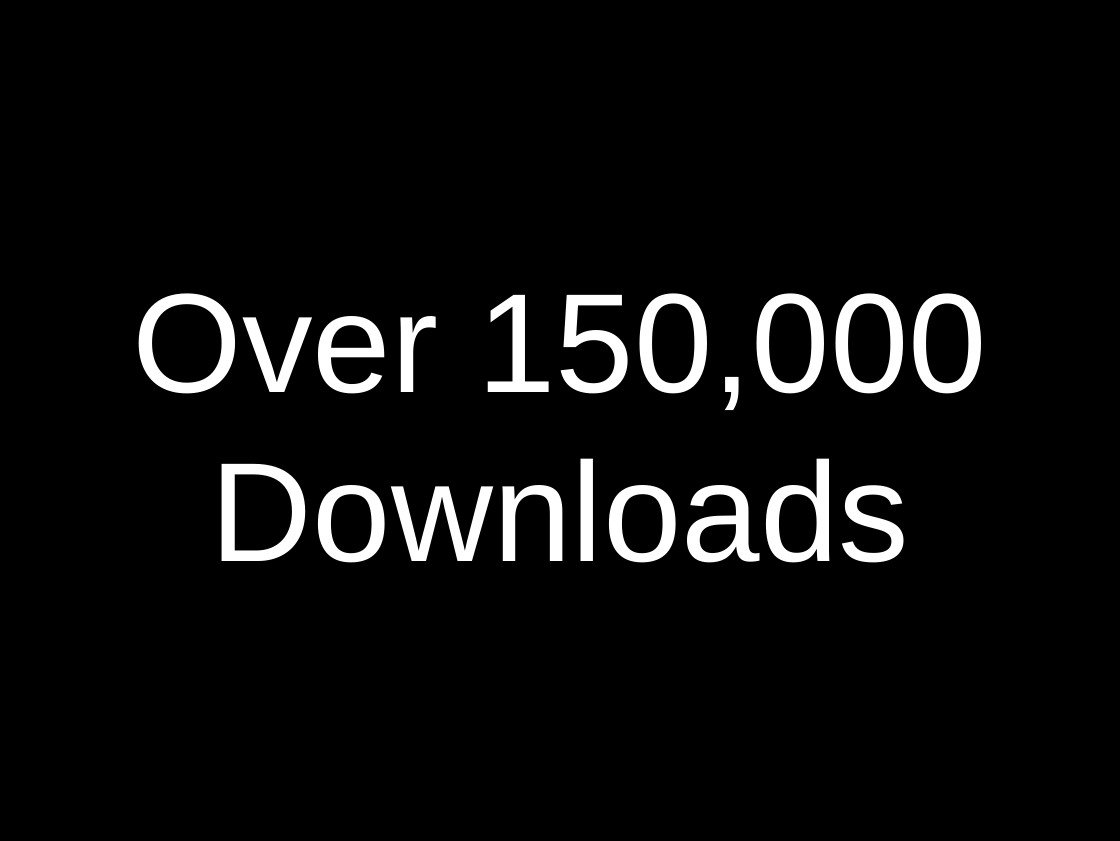
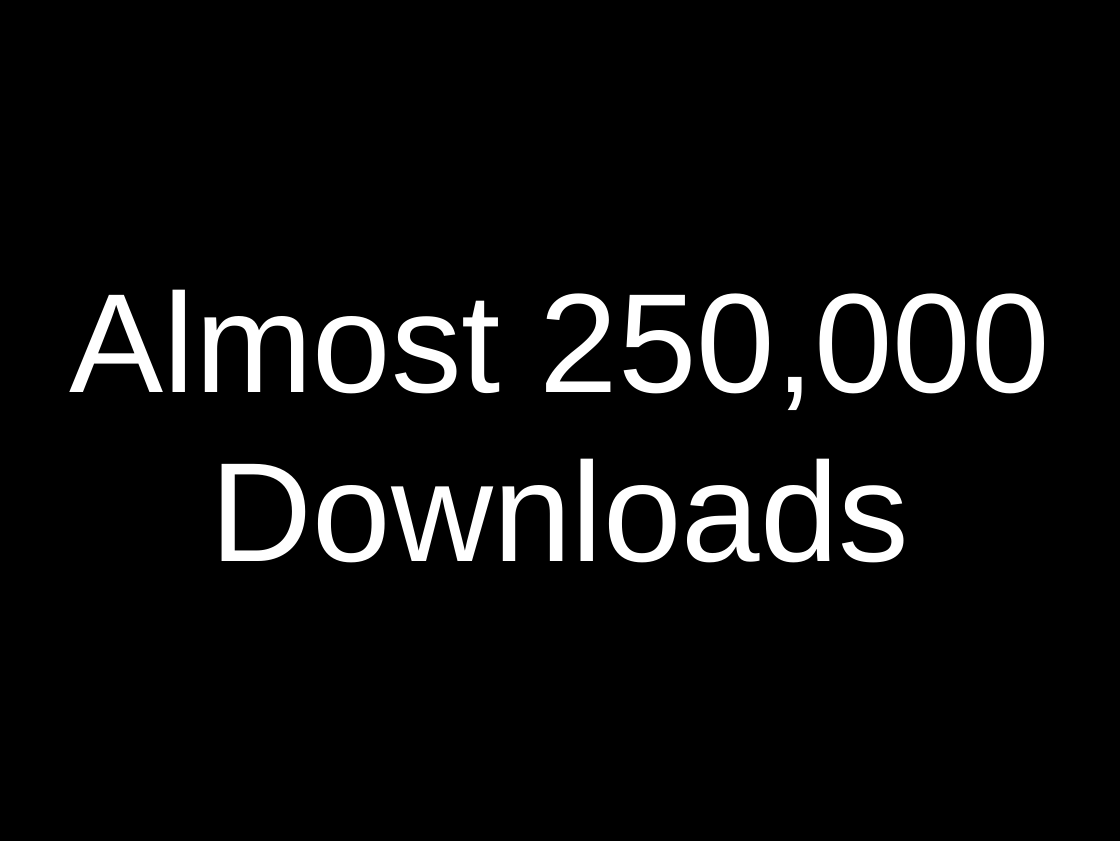
Before and after one commit to obra/talks, a slide deck: slide 139 of 2010/k9.odp (slide 92 before the commit). Drawn at 1120x841 pixels with LibreOffice and Linux fonts; fonts in the diff are those of the drawing. Boxes give left, top, right and bottom in pixels: in the first picture for what was removed or moved away, otherwise in the second. Text is boxed around its words. In the diff, an @@ line names an element or a change of style, - is before the commit and + after.

```diff
--- a/2010/k9.odp
+++ b/2010/k9.odp
@@ title at bbox=[70, 289, 1050, 563]: text changed @@
-Over 150,000 Downloads
+Almost 250,000 Downloads
```
Also in this commit, not shown: 11 other slides changed, 88 slides added, 2 slides removed, 1 other file.
